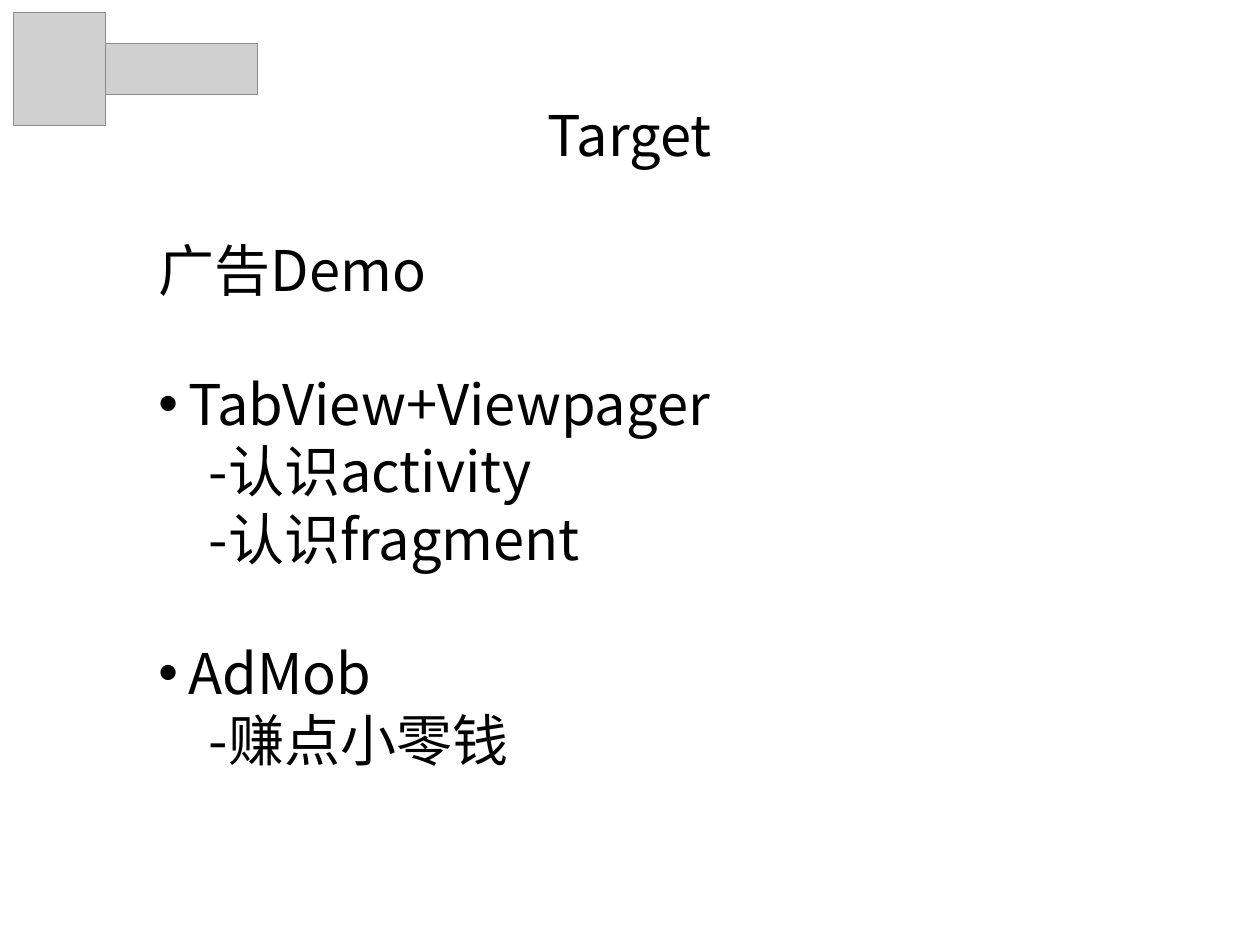
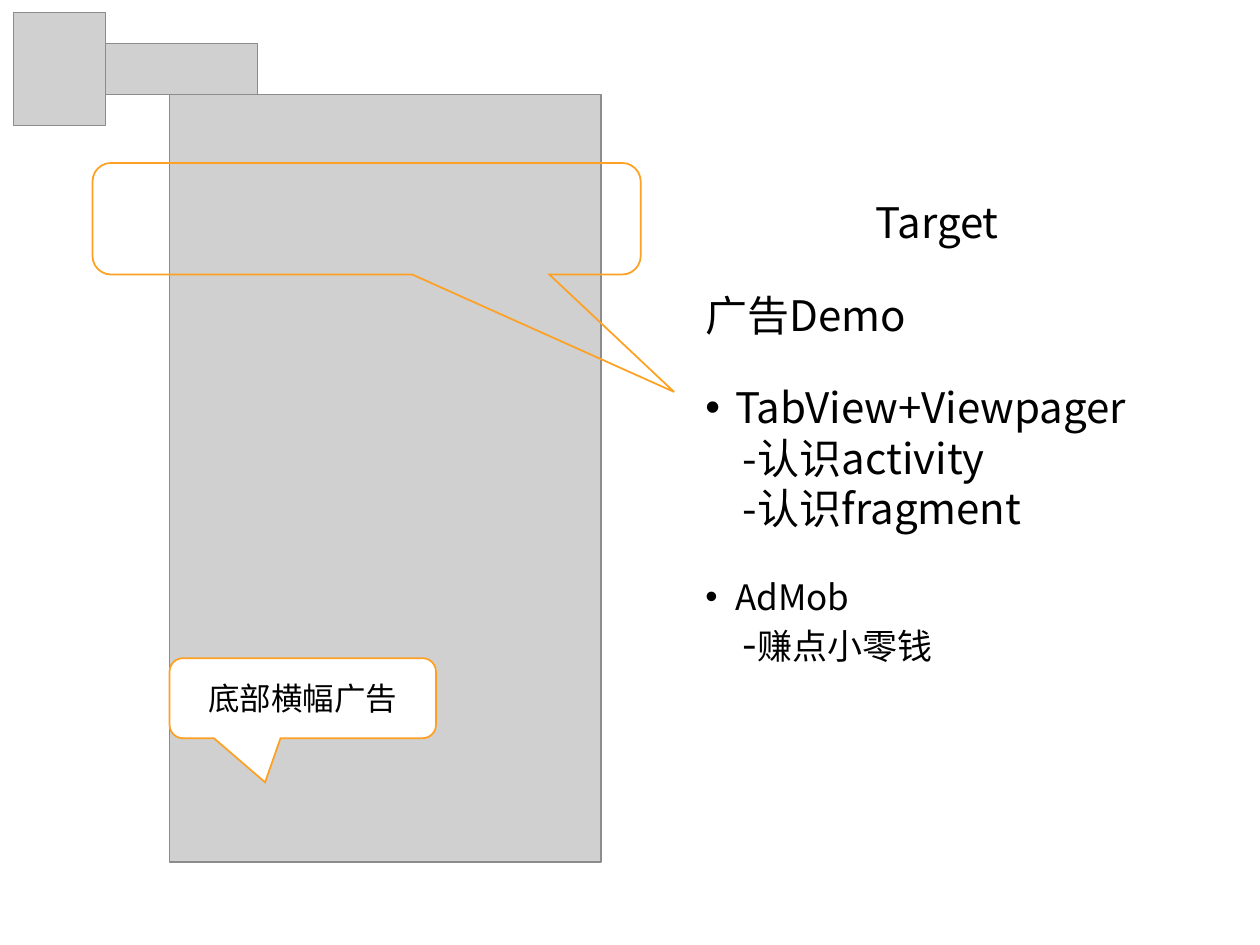
Before and after one commit to cingL/presentation, a slide deck: slide 5 of pre.ppt. Drawn at 1260x945 pixels with LibreOffice and Linux fonts; fonts in the diff are those of the drawing; grey boxes stand for pictures; background and template pictures are left out. Boxes give left, top, right and bottom in pixels: in the first picture for what was removed or moved away, otherwise in the second. Text is boxed around its words. In the diff, an @@ line names an element or a change of style, - is before the commit and + after.

```diff
--- a/pre.ppt
+++ b/pre.ppt
@@ picture added at <box>170,94,602,862</box> @@
@@ rounded speech box added at <box>92,163,640,275</box>, outline #FEA022 0.99 pt @@
@@ text "Target": place and size @@
-text "Target" at <box>158,115,712,766</box>
+text "Target" at <box>705,207,1126,662</box>
@@ text "Target" at <box>705,207,1126,662</box>: size 32 to 24 pt in "Target", "广告Demo", "TabView+Viewpager", "-认识activity" and 2 more places; size 32 to 20 pt in "AdMob", "-赚点小零钱" @@
@@ rounded speech box added at <box>170,658,436,738</box>, fill #FFFFFF, outline #FEA022 0.99 pt, 18 pt, text #000000 @@
+底部横幅广告
```
Also in this commit, not shown: 3 other slides changed, 2 slides added, 1 slide removed, 1 other file.
